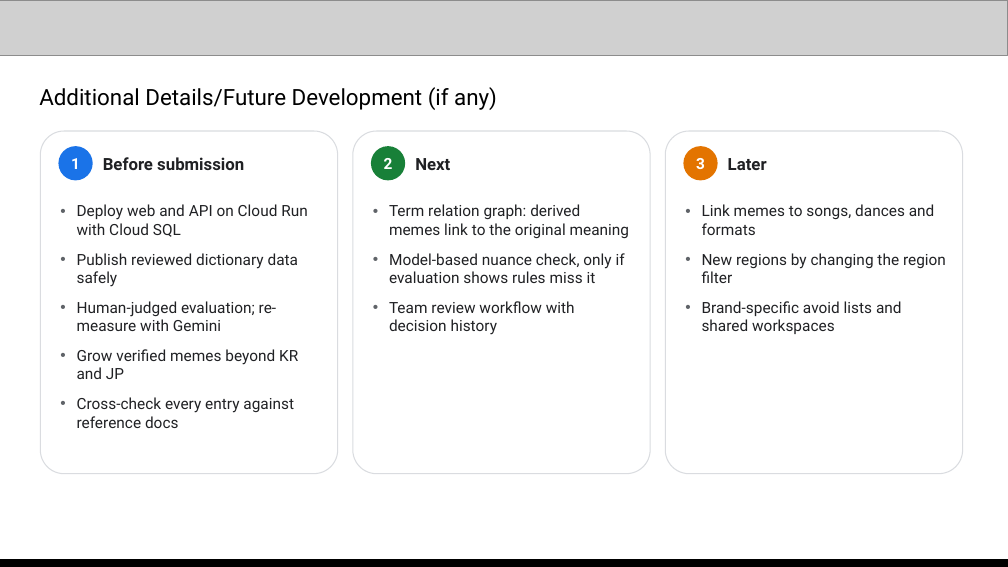
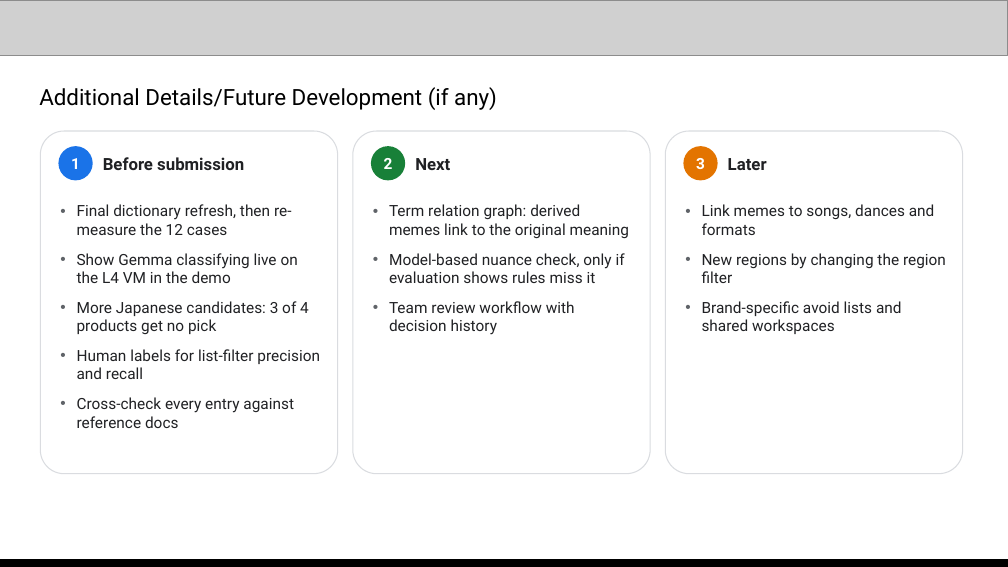
Before and after one commit to Sihyeon-Ji/trend-interpreter, a slide deck: slide 12 of docs/대회/제출/AI-Builder-Cup-제출-초안.pptx. Drawn at 1008x567 pixels with LibreOffice and Linux fonts; fonts in the diff are those of the drawing; grey boxes stand for pictures. Boxes give left, top, right and bottom in pixels: in the first picture for what was removed or moved away, otherwise in the second. Text is boxed around its words. In the diff, an @@ line names an element or a change of style, - is before the commit and + after.

Commit message:
docs: 발표 자료·README·EVALUATION을 9차 측정과 Gemma 실시간 분류에 맞춤
- 발표 자료 초안: 성능(같은 12사례 4차 → 9차, 응답 시간), 비용·기술(Gemma는 배치와 필요할 때만 켜는 L4 VM), 제출 전 할 일 갱신
- README(영어·한국어): 감사관 QLoRA는 중단, 검수자용 Gemma 실시간 분류·수동 실행 설명
- EVALUATION.md: 추천·카피 평가를 12사례 9차 측정과 한계로, 감사관 실험 중단 기록
- 발표 자료 계획에 남은 일(리더 이름, 제품 흐름, 화면 사진, 구조 그림, 링크), 제출 체크리스트 갱신

```diff
--- a/docs/대회/제출/AI-Builder-Cup-제출-초안.pptx
+++ b/docs/대회/제출/AI-Builder-Cup-제출-초안.pptx
@@ text at (77, 204, 320, 379): text changed @@
-• Deploy web and API on Cloud Run with Cloud SQL
-• Publish reviewed dictionary data safely
-• Human-judged evaluation; re-measure with Gemini
-• Grow verified memes beyond KR and JP
+• Final dictionary refresh, then re-measure the 12 cases
+• Show Gemma classifying live on the L4 VM in the demo
+• More Japanese candidates: 3 of 4 products get no pick
+• Human labels for list-filter precision and recall
```
Also in this commit, not shown: 4 other slides changed, 5 other files.
